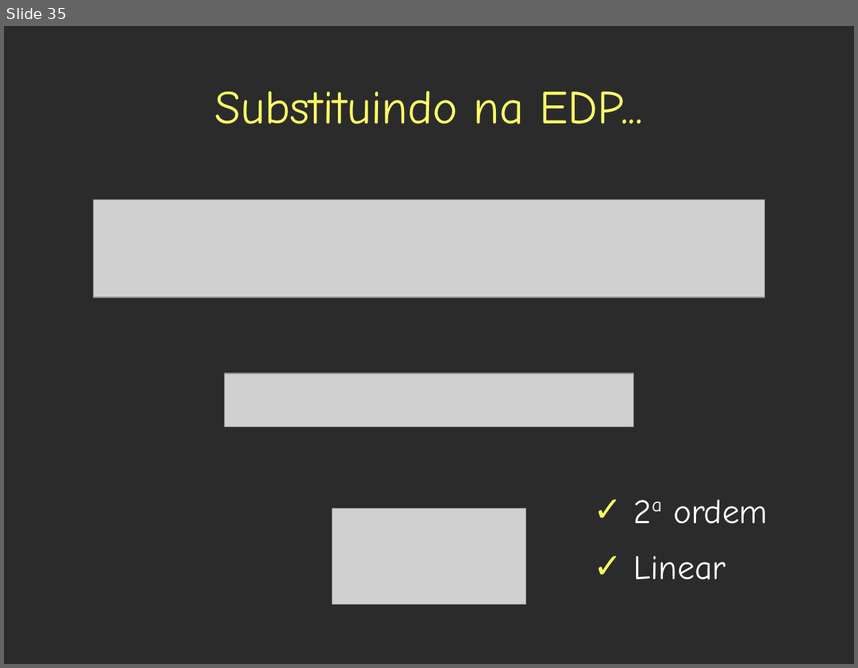
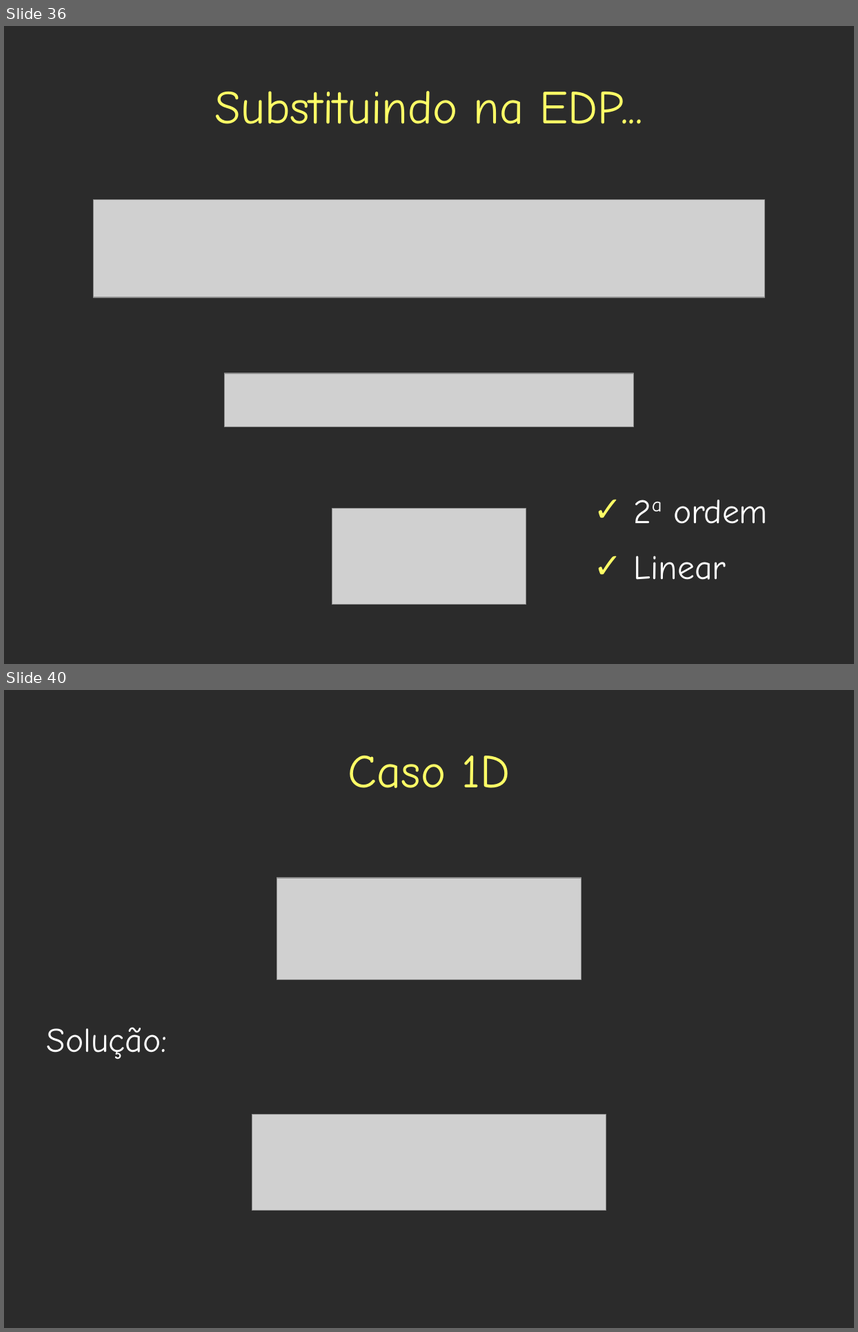
Before and after one commit to leouieda/geothermics, a slide deck: presentations/base_litosfera/estado_termico_lito_subcrustal.odp. Shown one above the other, each under a label of ours: slide 35 before the commit, slides 36 and 40 after it; the slides between them are not shown. The pictures are 858x668 and 858x1332 pixels, drawn with LibreOffice and Linux fonts; fonts in the diff are those of the drawing; grey boxes stand for pictures; background and template pictures are left out; a plain dark background stands for a picture behind light text. Boxes give left, top, right and bottom in pixels: in the first picture for what was removed or moved away, otherwise in the second. Text is boxed around its words. In the diff, an @@ line names an element or a change of style, - is before the commit and + after.

```diff
--- a/presentations/base_litosfera/estado_termico_lito_subcrustal.odp
+++ b/presentations/base_litosfera/estado_termico_lito_subcrustal.odp
@@ slide 40 added at bbox=[4, 690, 854, 1328], background picture (left out) @@
@@ title added at bbox=[348, 756, 510, 788], 44 pt, text #FFFF66 @@
+Caso 1D
@@ picture added at bbox=[277, 878, 582, 979] @@
@@ text added at bbox=[47, 1027, 168, 1059], 32 pt, text #FFFFFF @@
+Solução:
@@ picture added at bbox=[252, 1114, 606, 1210] @@
@@ what was slide 35 is now slide 36 @@
```
Also in this commit, not shown: 9 slides changed, 76 other slides added.
